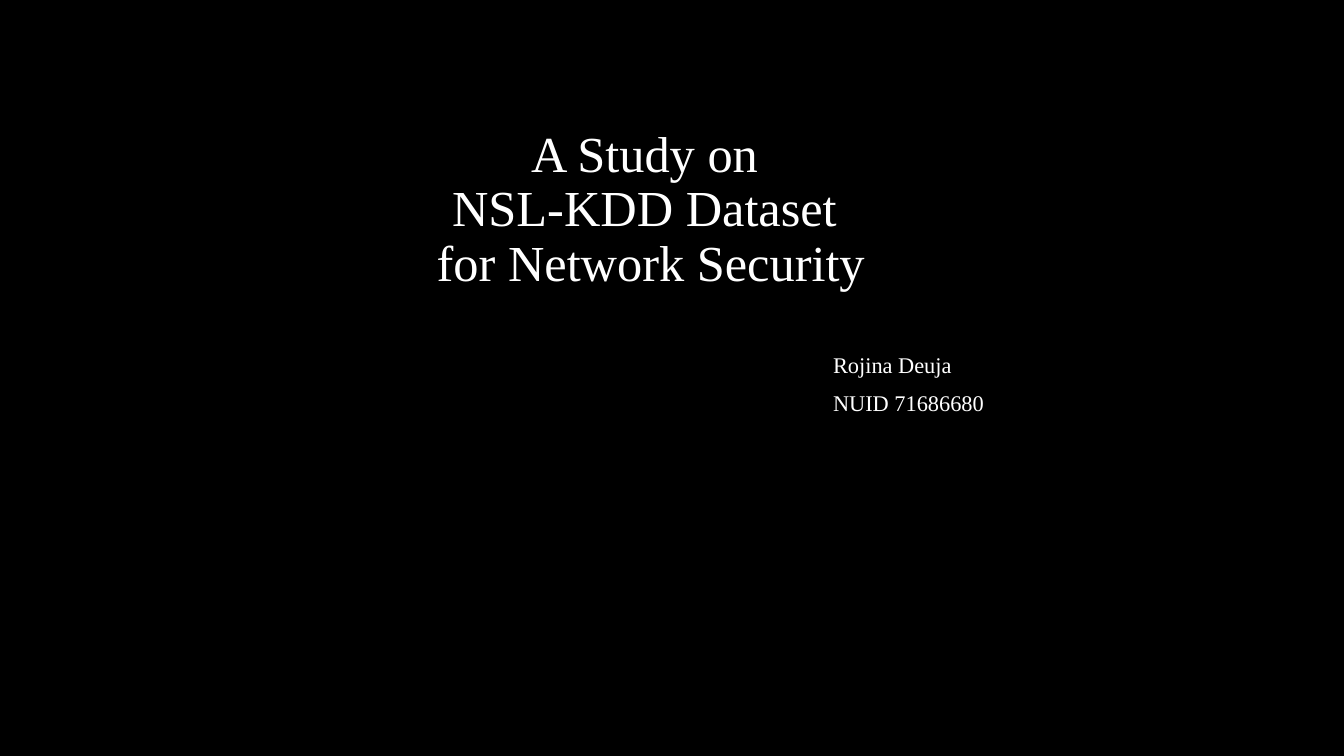
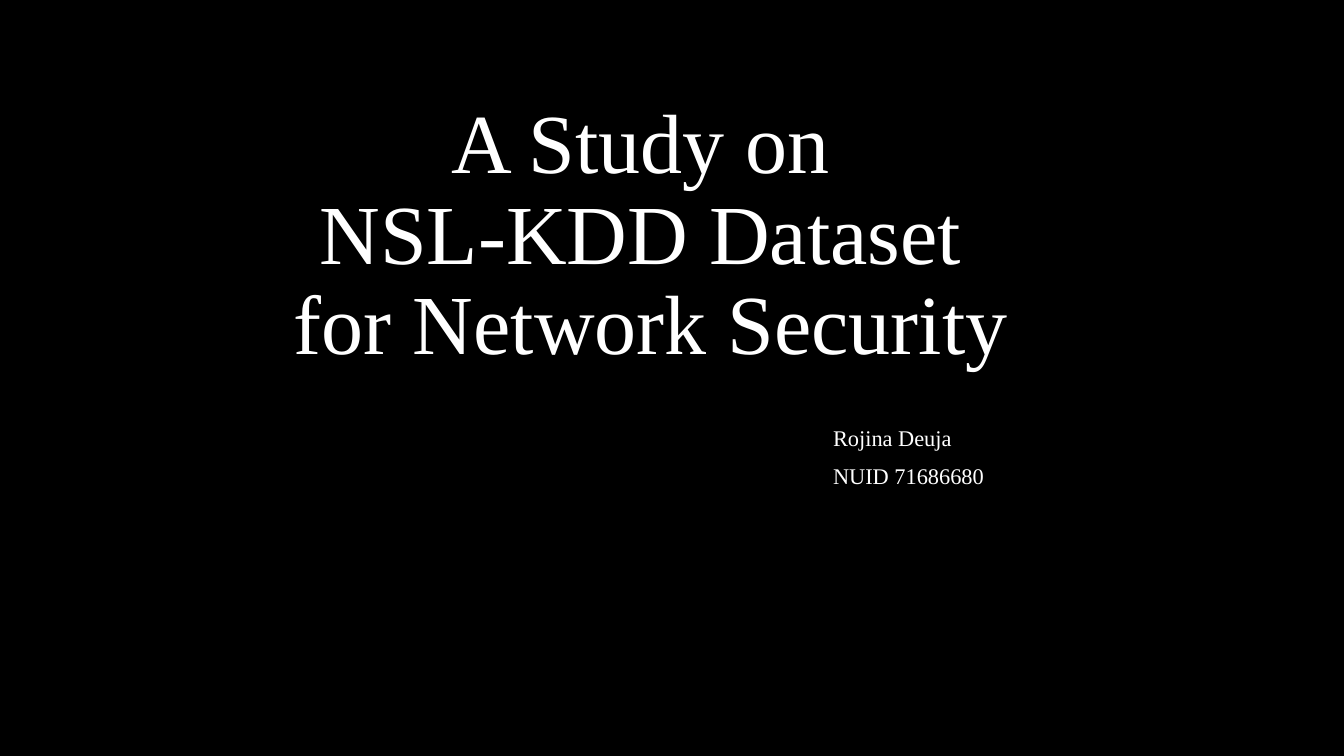
Before and after one commit to rojinadeuja/NSL-KDD-Network-Security, a slide deck: slide 1 of NSL_KDD_Network_Security_Analysis.pptx. Drawn at 1344x756 pixels with LibreOffice and Linux fonts; fonts in the diff are those of the drawing; background and template pictures are left out. Boxes give left, top, right and bottom in pixels: in the first picture for what was removed or moved away, otherwise in the second. Text is boxed around its words. In the diff, an @@ line names an element or a change of style, - is before the commit and + after.

```diff
--- a/NSL_KDD_Network_Security_Analysis.pptx
+++ b/NSL_KDD_Network_Security_Analysis.pptx
@@ title "A Study on NSL-KDD Dataset ..." at bbox=[294, 114, 1008, 370]: size 36 to 60 pt @@
@@ subtitle "Rojina Deuja": place and size @@
-subtitle "Rojina Deuja" at bbox=[833, 358, 983, 412]
+subtitle "Rojina Deuja" at bbox=[833, 431, 983, 485]
```
Also in this commit, not shown: 1 other slide changed, 1 slide added.
